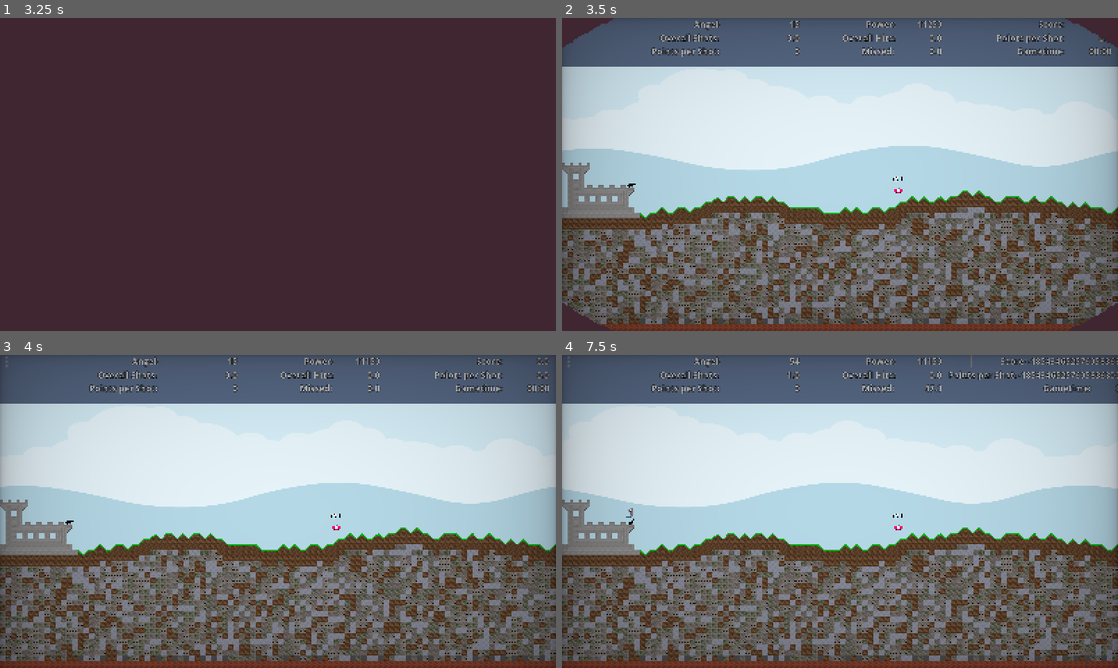
Above: before the commit, frames 1-4 (two rows, left to right).
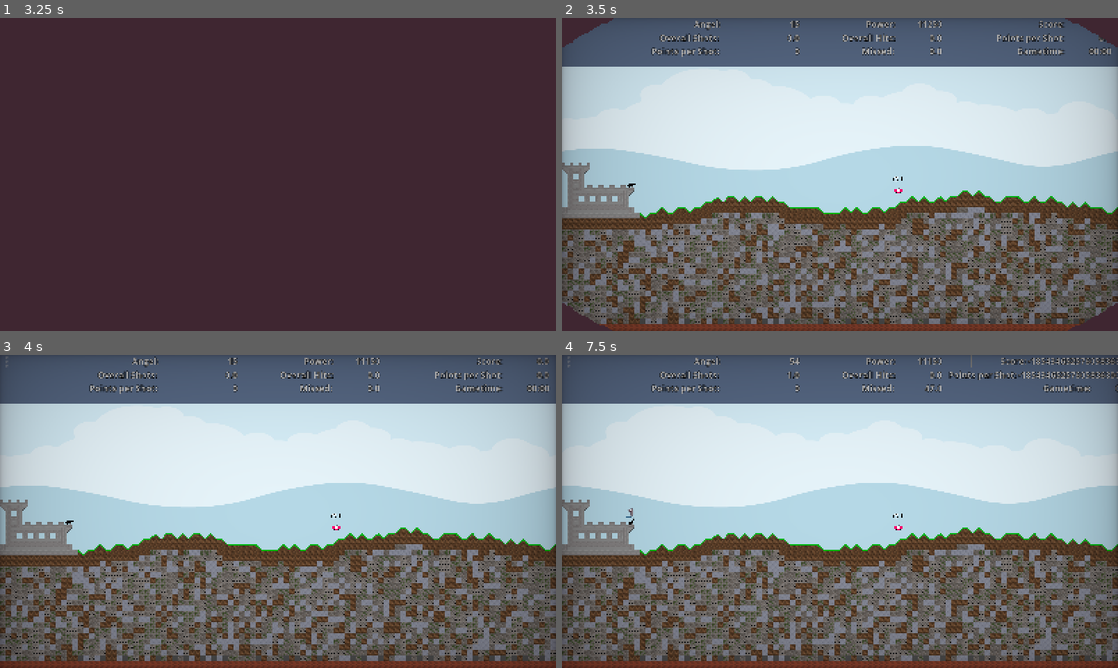
Above: after the commit, the same moments.

Repository: Coding-4Fun/Just4Fun_Mini_Shootergame
Game: Godot game, scene res://scenes/ui/mainmenu_ui/main_menu_ui.tscn
The game is run twice, just before and just after one commit, with the same random seed, the same clock (stepped at 60 frames per second) and the same inputs.
Inputs (mouse positions are in pixels of both pictures, inside the frame that each line leads up to):
- Up to frame 1 (3.25 s): click "Play" at 0.5 s; click "Max Play Time" at 1.25 s; click "Max Play Time" at 2 s; click "Start Game" at 2.75 s
- Up to frame 2 (3.5 s): no input
- Up to frame 3 (4 s): move the mouse to (400, 495) at 3.52 s; hold Right (ui_right) from 3.53 s (still down); tap Mouse wheel down (cannon_power_minus) at 3.6 s
- Up to frame 4 (7.5 s): move the mouse to (728, 527) at 4.27 s; release Right (ui_right) at 4.28 s; hold Down (ui_down) 4.28-5.03 s; tap Mouse wheel up (cannon_power_plus) at 4.35 s; move the mouse to (895, 442) at 5.02 s; hold Right (ui_right) 5.03-5.78 s; tap Space (cannon_shoot) at 5.1 s; move the mouse to (812, 574) at 5.77 s; hold Up (ui_up) 5.78-6.53 s; tap I at 5.85 s; move the mouse to (1006, 558) at 6.52 s; hold Ctrl 6.53-7.28 s; hold Left (ui_left) from 6.53 s (still down); move the mouse to (673, 464) at 7.27 s; tap Mouse wheel down (cannon_power_minus) at 7.35 s

Frame 1 is identical in both runs. In frame 2, 0.1% of the frame differs, in the area x 11-100%, y 40-49%; in frame 3, 0.3%; in frame 4, 1.7%, in the area x 0-100%, y 40-49%.
Error in both runs: Attempt to call function 'get_as_text' in base 'null instance' on a null instance. (res://scripts/globals/config.gd:82)

Commit message:
Chg: Formating and linted

Diff:
--- a/MainGameScene/Background/parallaxLayer.gd
+++ b/MainGameScene/Background/parallaxLayer.gd
@@ -1,13 +1,7 @@
 extends ParallaxLayer
 
-
-@export var CLOUD_SPEED : float = -25.0
-
-
-func _ready() -> void:
-	pass
+@export var cloud_speed: float = -25.0
 
 
 func _process(delta: float) -> void:
-	self.motion_offset.x += CLOUD_SPEED *delta
-	pass
+	self.motion_offset.x += cloud_speed * delta
--- a/MainGameScene/MainGame.gd
+++ b/MainGameScene/MainGame.gd
@@ -1,14 +1,6 @@
 extends Node2D
 
-
 var target
-
-
-func _ready():
-	if !SignalBus.UIResetGame.is_connected(self._on_UI_ResetGame):
-			var _cn = SignalBus.UIResetGame.connect(self._on_UI_ResetGame)
-
-	SignalBus.MapGeneratorGenerateTerrain.emit()
 
 
 func _enter_tree() -> void:
@@ -31,11 +23,18 @@
 	Preloads.CastleLayer = find_child("LayerCastle")
 
 	GSM.IsInGameScene = true
-	pass
+
+
+func _ready():
+	if !SignalBus.UIResetGame.is_connected(self._on_UI_ResetGame):
+		var _cn = SignalBus.UIResetGame.connect(self._on_UI_ResetGame)
+
+	SignalBus.MapGeneratorGenerateTerrain.emit()
 
 
 func _exit_tree() -> void:
 	GSM.IsInGameScene = false
+
 
 func _on_MainGame_ready() -> void:
 	GSM.gameWin = -1
--- a/MainGameScene/TerrainMapGenerator.gd
+++ b/MainGameScene/TerrainMapGenerator.gd
@@ -1,35 +1,34 @@
 extends TileMap
 
-var tile_size:Vector2 = Vector2(16.0,16.0) #.ceil()
-
-@onready var screensize:Vector2 = get_viewport().get_visible_rect().size
-@onready var midrange:float = screensize.y
-@onready var displacement := ceili((midrange / tile_size.y) / 2) + randi_range(-10, 10)
-@export var current_displacement = 0
-@export var castlewidth : float = 200.0
-var plattform : Array[Vector2i] = []
-
 enum block_types {
-	AIR=-1,
+	AIR = -1,
 	GRAS = 0,
 	DIRT = 1,
 	STONE = 2,
-	BEDROCK = 3
+	BEDROCK = 3,
 }
 
+@export var current_displacement = 0
+@export var castlewidth: float = 200.0
+# maybe: pattern size, get_used_cell array, or pattern size
+@export var mod: int = floori(snapped(castlewidth, tile_size.x) / tile_size.x)
+
+var tile_size: Vector2 = Vector2(16.0, 16.0) #.ceil()
+var plattform: Array[Vector2i] = []
 # ToDo: Change to Vector2i(x,y)
-var world_tiles_x : int
-var screenratio : float
-var world_tiles_y : int
-var min_terrain_height : int
-var max_terrain_height : int
+var world_tiles_x: int
+var screenratio: float
+var world_tiles_y: int
+var min_terrain_height: int
+var max_terrain_height: int
 
-# maybe: pattern size, get_used_cell array, or pattern size
-@export var mod : int = floori(snapped(castlewidth, tile_size.x) / tile_size.x)
+@onready var screensize: Vector2 = get_viewport().get_visible_rect().size
+@onready var midrange: float = screensize.y
+@onready var displacement := ceili((midrange / tile_size.y) / 2) + randi_range(-10, 10)
+
 
 # ToDo: Get new TileMapLayer and use them
 # Split script to the layer
-
 func _ready() -> void:
 	world_tiles_x = int(screensize.x / tile_size.x)
 	screenratio = screensize.x / screensize.y
@@ -37,11 +36,10 @@
 	world_tiles_y = ceili(float(world_tiles_x) / screenratio)
 	min_terrain_height = world_tiles_y - mod
 	max_terrain_height = mod
-	SignalBus.MapGeneratorGenerateTerrain.connect(_on_MapGeneratorWorldTileMap)
+	SignalBus.MapGeneratorGenerateTerrain.connect(_on_map_generator_worldtile_map)
 
 
-
-func Reset_TileMap() -> void:
+func reset_tilemap() -> void:
 	## Woraround um die Burg zu behalten
 	#displacement = ceili((midrange / tile_size.y) / 2) # + randi_range(-10, 10)
 
@@ -49,16 +47,11 @@
 	#var Castle = get_used_cells_by_id(2, 6)
 	clear()
 	#for i in Castle.size():
-		#set_cell(2, Castle[i],6, Vector2i(0, 0))
-	pass
-
-
-func _on_MapGeneratorWorldTileMap() -> void:
-	generate_world_tilemap_base()
+	#set_cell(2, Castle[i],6, Vector2i(0, 0))
 
 
 func generate_world_tilemap_base() -> void:
-	Reset_TileMap()
+	reset_tilemap()
 	randomize()
 	current_displacement = displacement
 	var chgdispl = 0
@@ -66,38 +59,41 @@
 		if x <= mod:
 			current_displacement = displacement
 		for y in world_tiles_y:
-
 			# BasePlattform
 			if x <= mod and y == current_displacement:
-				set_cell(0, Vector2i(x,y), 6, Vector2i(0, 0))
+				set_cell(0, Vector2i(x, y), 6, Vector2i(0, 0))
 				plattform.append(Vector2i(x, y))
 				chgdispl = 0
 				continue
 			# Graslinie
 			elif y == current_displacement:
-				chgdispl = chgdispl *-1
+				chgdispl = chgdispl * -1
 				if chgdispl == 0:
-					set_cell(0, Vector2i(x,y), 8, Vector2i(0, 0))
+					set_cell(0, Vector2i(x, y), 8, Vector2i(0, 0))
 				elif chgdispl < 0:
-					set_cell(0, Vector2i(x,y-1), 8, Vector2i(1, 0))
+					set_cell(0, Vector2i(x, y - 1), 8, Vector2i(1, 0))
 				elif chgdispl > 0:
-					set_cell(0, Vector2i(x,y), 8, Vector2i(2, 0))
+					set_cell(0, Vector2i(x, y), 8, Vector2i(2, 0))
 
 			# Dirt für Graslinie + 2
-			elif y > current_displacement and y <= current_displacement+2:
-				set_cell(0, Vector2i(x,y-1 if chgdispl < 0 else y), 1, Vector2i(0, 0))
+			elif y > current_displacement and y <= current_displacement + 2:
+				set_cell(0, Vector2i(x, y - 1 if chgdispl < 0 else y), 1, Vector2i(0, 0))
 
 			# Unterhalb der Dirtlinie, zufällige Tiles
-			if y > current_displacement+2 and y < world_tiles_y-2:
-				var rdm = randi_range(1,5)
-				set_cell(0, Vector2i(x,y-1 if chgdispl < 0 else y), rdm, Vector2i(0, 0))
+			if y > current_displacement + 2 and y < world_tiles_y - 2:
+				var rdm = randi_range(1, 5)
+				set_cell(0, Vector2i(x, y - 1 if chgdispl < 0 else y), rdm, Vector2i(0, 0))
 			# Abschluss Linie , y - 2
-			elif y >= world_tiles_y-2:
-				set_cell(0, Vector2i(x,y), 7, Vector2i(0, 0))
+			elif y >= world_tiles_y - 2:
+				set_cell(0, Vector2i(x, y), 7, Vector2i(0, 0))
 			# End Y Loop
 		var lastchg = chgdispl
-		chgdispl = sign(randi_range(-5, 5))		# -1 || 0 || 1
-		if lastchg != 0 and lastchg !=chgdispl:
+		chgdispl = sign(randi_range(-5, 5)) # -1 || 0 || 1
+		if lastchg != 0 and lastchg != chgdispl:
 			chgdispl = 0
 		var change_displacement = current_displacement + chgdispl
 		current_displacement = change_displacement
+
+
+func _on_map_generator_worldtile_map() -> void:
+	generate_world_tilemap_base()
